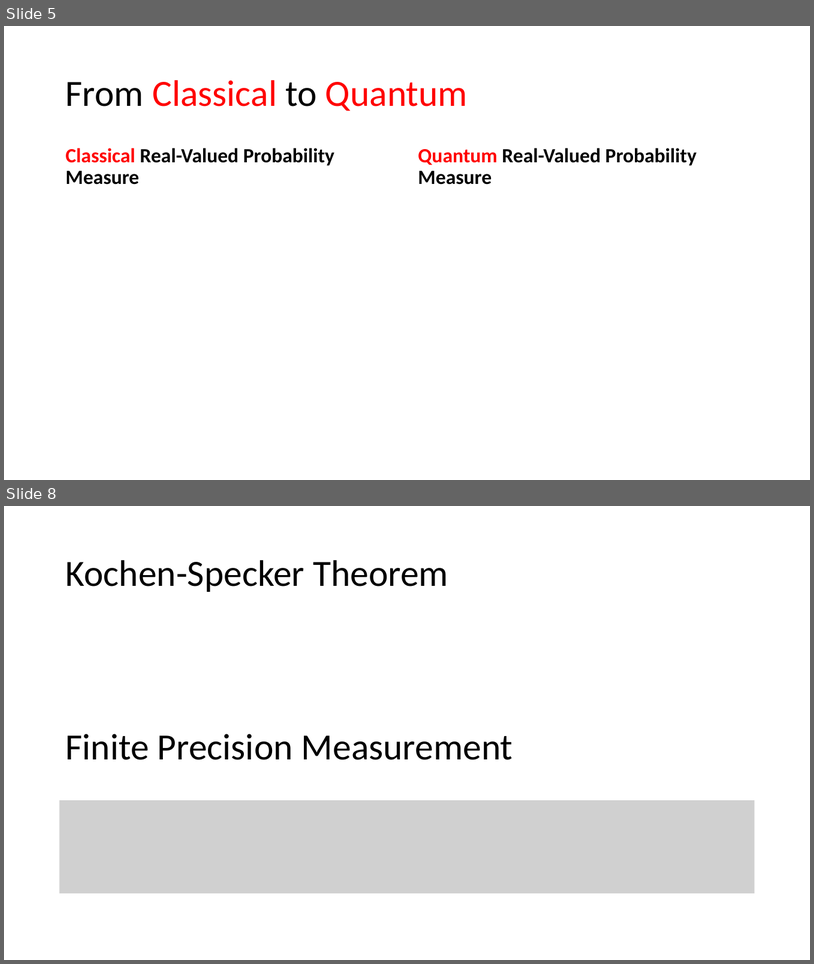
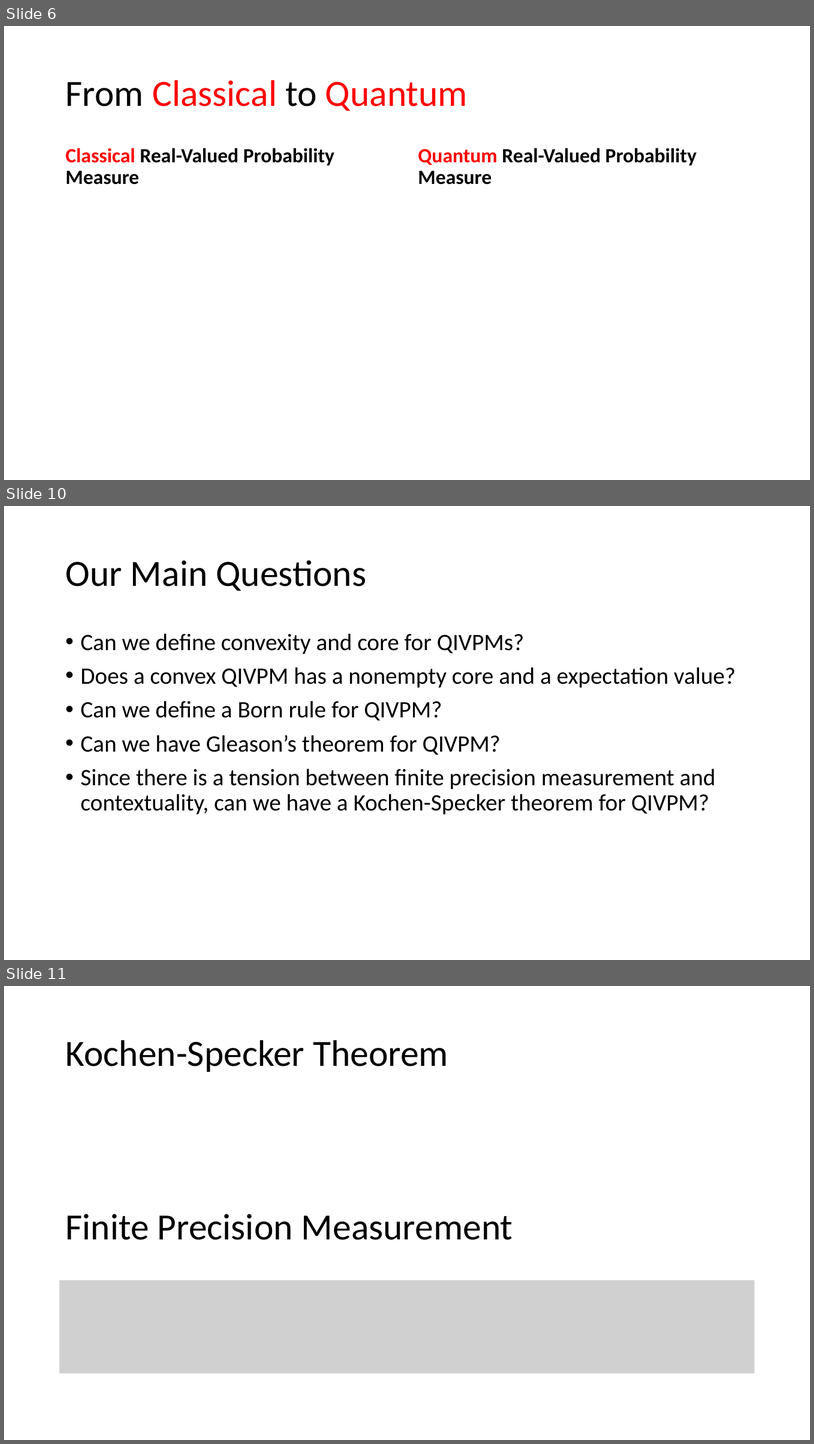
Before and after one commit to yuttai/Contextuality-and-Nonlocality-in-Discrete-Quantum-Theory, a slide deck: prop_letter.pptx. Shown one above the other, each under a label of ours: slides 5 and 8 before the commit, slides 6, 10 and 11 after it; the slides between them are not shown. The pictures are 814x964 and 814x1444 pixels, drawn with LibreOffice and Linux fonts; fonts in the diff are those of the drawing; grey boxes stand for pictures. Boxes give left, top, right and bottom in pixels: in the first picture for what was removed or moved away, otherwise in the second. Text is boxed around its words. In the diff, an @@ line names an element or a change of style, - is before the commit and + after.

```diff
--- a/prop_letter.pptx
+++ b/prop_letter.pptx
@@ slide 10 added at (4,506,810,960), background #FFFFFF @@
@@ title added at (65,560,366,591), 44 pt, text #000000 @@
+Our Main Questions
@@ text added at (81,633,736,814), 28 pt, text #000000 @@
+• Can we define convexity and core for QIVPMs?
+• Does a convex QIVPM has a nonempty core and a expectation value?
+• Can we define a Born rule for QIVPM?
+• Can we have Gleason’s theorem for QIVPM?
+• Since there is a tension between finite precision measurement and contextuality, can we have a Kochen-Specker theorem for QIVPM?
@@ what was slide 5 is now slide 6 @@
@@ what was slide 8 is now slide 11 @@
```
Also in this commit, not shown: 4 slides changed, 2 other slides added.
